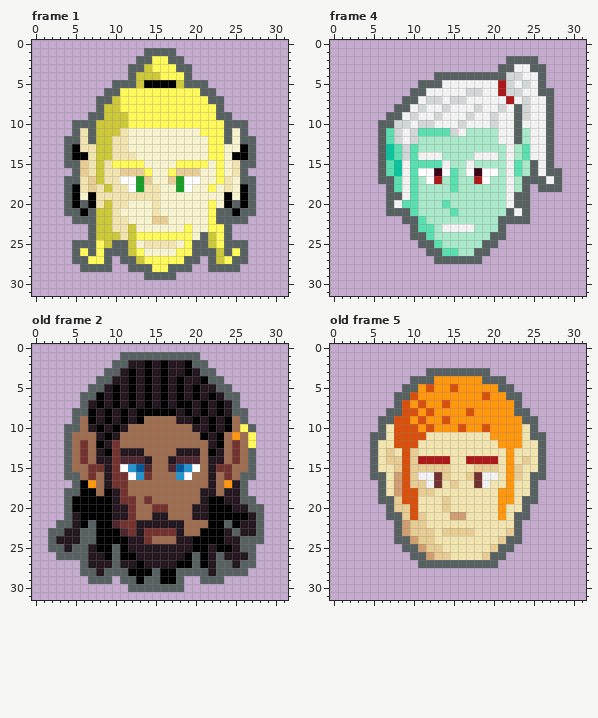
Pixel-art file -- Hero Icons.aseprite. Above, as it was before the edit.
32x32 pixels, 6 frames. Shown: frame 1, frame 4, old frame 2, old frame 5. The commit also changed other frames, which this record leaves out.
After the commit:
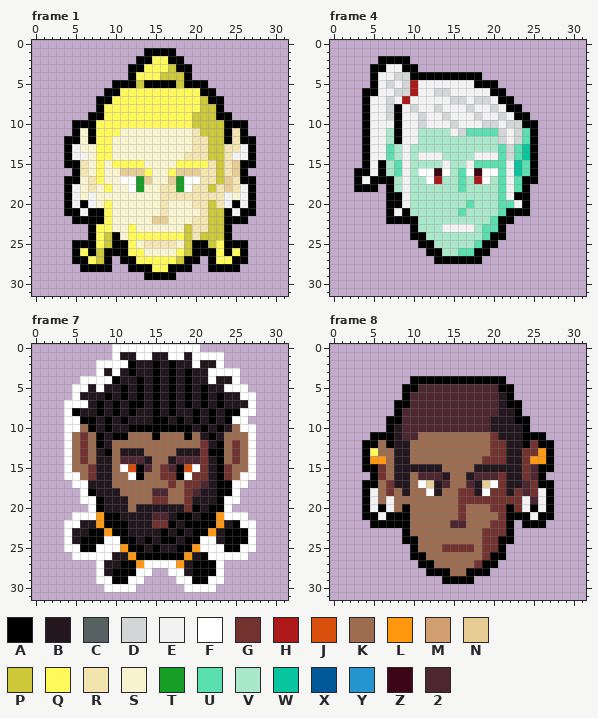
Palette (. is transparent): A #000000  B #241720  C #586162  D #d2d6d7  E #f1f2f1  F #ffffff  G #73322e  H #ad1818  J #d94f0c  K #9e6d4f  L #ff980e  M #d19e71  N #e7cc93  P #cdc83a  Q #fff959  R #f1e4af  S #f7f3ce  T #169e26  U #59dfb0  V #aae8ca  W #08c49f  X #025999  Y #2595cf  Z #3d0518  2 #4d2630
A new or re-ordered frame is compared with the old frame closest to it.
From old to new:
frames 6 -> 10
Changed rows in their new state; - is an unchanged pixel.
Frame 1, layer "Layer 1":
first column x 4:
 1 ----------AAAA----------
 2 ---------AA--AA---------
 3 --------AAQ--PAA--------
 4 --------AQQQPPPA--------
 5 ------AAA------AAA------
 6 -----AA----------AA-----
 7 ----AAQ----------PAA----
 8 ----AQQ----------PPA----
 9 ---AAQQQ--------PPPAA---
10 -AAAQQQQ--------PPPPAAA-
11 -ASAQQQS--------RPPPARA-
12 AASAQQSS--------RRPPARAA
13 AESSQQSS--------RRPPRREA
14 AEESQQSSS------RRRPPREEA
15 AARSQS------------RPRNAA
16 -ARSQSS----------RRPRNA-
17 AASRQSS----------RRPNRAA
18 AESRSQSS--SSRR--RRPRNREA
19 AE-ESSSSSSSSRRRRRRRRE-EA
20 AEAESQSS---SR---RRPREAEA
21 AAEAAQS----SR----RPPAEAA
22 -AAAAQSS--------RRPPAAA-
23 ---AQQSSQ------PRRPPA---
24 ---AQ-ASQ------PRP-PA---
25 -AAA--AAQ------PAA--AAA-
26 -A-APAAAQ------PAAAQA-A-
27 -AA-PA-AAQ----PAA-AQ-AA-
28 --AAAA--AAA--AAA--AAAA--
29 ----------AAAA----------
Frame 4, layer "Layer 1":
first column x 3:
 2 ---AAAA------------....---
 3 --AAEEAA----------......--
 4 --AEEDDAAAAAAAAA........--
 5 --AEDEDHEEE----AAA......--
 6 -AAEEDDHE-DD--EE-AA......-
 7 -AEEDEHE-EE----DD-AA.....-
 8 -AEEDAEDE-DE--DE-DEAA....-
 9 -AEEDA-ED-ED--ED-ED-AA...-
10 -AEEEAE--E--DE--D--DDAA..-
11 -AEEVA-EVVVVEDUUUUD-DUA..-
12 -AEEVA-E----------D-DUA..-
13 -AEEUVEV----------UDUWA..-
14 -AEEUVEV----------UDUWA..-
15 -AEAVU-VVVV----UUUU-WUA..-
16 AAEAVU-V----VU----U-WUA...
17 AEAAAV-V----VU----U-UAA...
18 AAA-AV-V----VU----U-UA-...
19 ----AA-V----------U-AA----
20 ----AAEV---V--U---UUEA----
21 ----AEAV----VU----UAAA----
22 ----AAAAV--------UAA..----
23 -------AVV------UUA-------
24 -------AAV------UAA-------
25 --------AAV----UAA--------
26 ---------AAVVUUAA---------
27 ----------AAAAAA----------
Frame 7 is new; against old frame 2, layer "Layer 1":
first column x 2:
 0 --------FFFFFFFFFFF--------
 1 --------FBBFFBBFFBFFFF-----
 2 ------FFFFA-BABA-BFBBF-----
 3 ------FBF---BABA---BFFFF---
 4 ----FFFFA-BABABABA-BFBBF---
 5 ---FFBF-BABABABABABA-BFFF--
 6 ---FBBBABABABABABABABABBFF-
 7 --FFF------ABABAB------BBF-
 8 --FABBABABABB-B--BABABAAFF-
 9 --FFA------BBAABA------FF--
10 --FF-ABAB-AAAAAAAA-ABAB-FF-
11 --F-G-ABAA---A---A-BAB-K-F-
12 --F-----K----------G-----F-
13 --F-----K----------G-A---F-
14 --F-----K----------G-A---F-
15 --F---B-K-JA--G-AJ-G-A---F-
16 --FF--B-KK-AK-GGA-GG-A--FF-
17 ---FFBB-KK-----G-GG2-AAFF--
18 --..F-BB-K---22--G2--AAF.--
19 --..FF-B-BK-KGG--GB-B-FF..-
20 --...F-B--KBBBBBBGA---F....
21 --.FFFL-A-BBB22BAA-A-LFFF..
22 -.FFBBL-AAB--GGA-AAA-LB-FF.
23 ..F-BA-L-AB-BBABABA-LBAAAF.
24 ..F-AA-FF-A-ABAA-A-FFBAAAF.
25 ..FFAAFFFLAA-A--AALFFF-AFF-
26 -..FFFFFBBLAAAAAALB-FFFFF.-
27 ----..F-BAALFFFFLBA-AF....-
28 ----..FBAA-FF..FFBAAAF...--
29 -----.FFAAFF....FFAAFF-----
30 -------FFFF......FFFF------
Frame 8 is new; against old frame 5, layer "Layer 1":
first column x 4:
 3 --------........--------
 4 ------AAAAAAAAAAAA------
 5 -----AA2222222222AA-----
 6 ----.A22222222222BA.----
 7 ----AA22222222222BAA----
 8 ---.A222222222222BBA.---
 9 --.AA22222222222BBBAA.--
10 --.AB22222222222BBBBA.--
11 -AAAB22KKKKKKKKKGBBBAAA-
12 AAKABBKKKKKKKKKKGGBBAGAA
13 AQKKBBKKKKKKKKKKGGBBGGLA
14 ALLKBBKKKKKKKKKGGGBBGLLA
15 AAGKBBBBBBKKKKBBBBBBG2AA
16 -AGKBBK222BKKB222GBBG2A-
17 AAKGBBKFNB2KK2BNFGBB2GAA
18 AEKGKBKKFBKKGGBFGGBG2GEA
19 AEKEKKKKKKKKGGGGGGGGE2EA
20 AEAEKAKKKKKKGKKKGGAGEAEA
21 AAEAAAKKKKKKGKKKKGAAAEAA
22 -AAAAAKKKKK22KKKGGA.AAA-
23 ----.AKKKKKKKKKGGGA.----
24 ----.AAKKKKKKKKGGAA.----
25 -----.AKKKGGGGKGGA.-----
26 ------AAKKKKKKKGAA------
27 -------AAKKKKKGAA-------
28 --------AAAKKAAA--------
29 ----------AAAA----------
